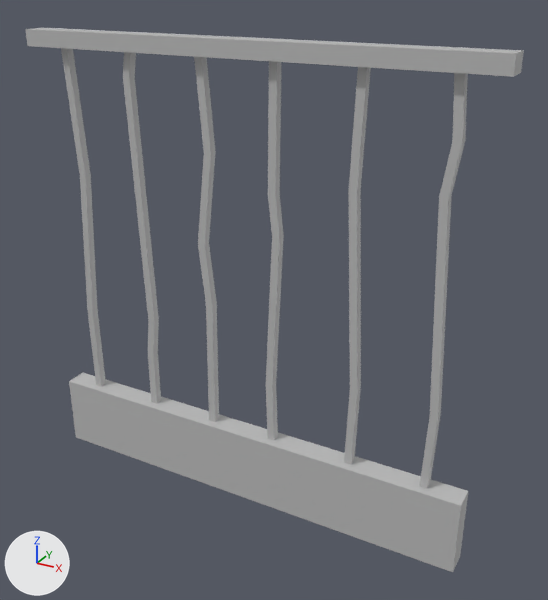
A saved change to the FBX model UVMapped/BarWall_300x300.fbx.
Both versions are drawn from a 50 mm lens placed at (3.77, -3.65, 3.36), pointed at (1.68, 0.15, 1.46). The lights are fixed; the arrows at lower left show +X, +Y and +Z. Where no turn or scale is listed for an object, it has been applied to the vertices.

Objects in the first picture: 'SeethroughWall_300x300'.
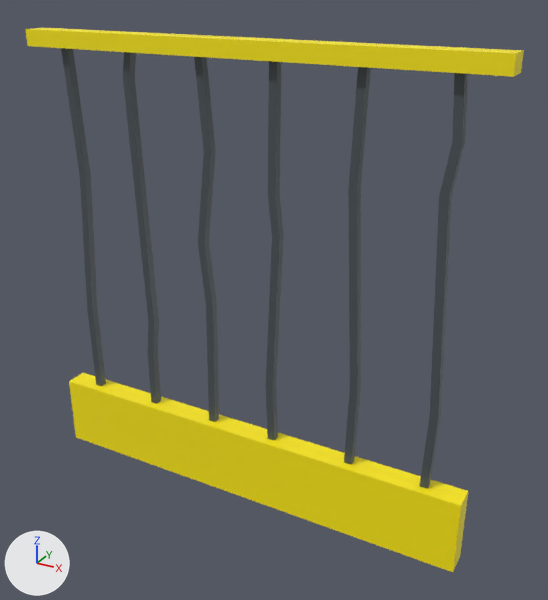
Location of each change, [x1, y1, x2, y2] in pixels of the pictures (548 x 600 px):
'SeethroughWall_300x300', recoloured: [25, 28, 524, 572] in both
part 1 of me_mesh, recoloured: [61, 48, 468, 489] in both

Edits to the bpy script that builds the scene:
```text
Change mat_lambert1:
    mat_lambert1.base_color: (0.5, 0.5, 0.5) -> (1.0, 0.829, 0.0)  # grey #bcbcbc -> yellow #ffeb00
Add mat_metalpart:
    mat_metalpart = principled_material('MEtalPart')
    mat_metalpart.base_color = (0.0681, 0.0848, 0.0965)  # dark grey #4a5258
Change me_mesh:
    where me_mesh.from_pydata(...)  # 128 vertices, 99 faces; spans x 0.0..3.0, y 0.0..0.16, z 0.0..3.01
    used by ob_seethroughwall_300x300; location = (0.0, -0.005, 0.0)
    me_mesh part 1: 88 of the faces centred in x 0.22..2.78, y 0.06..0.11, z 0.45..2.85 switch from mat_lambert1 (grey #bcbcbc) to mat_metalpart (dark grey #4a5258)
```
